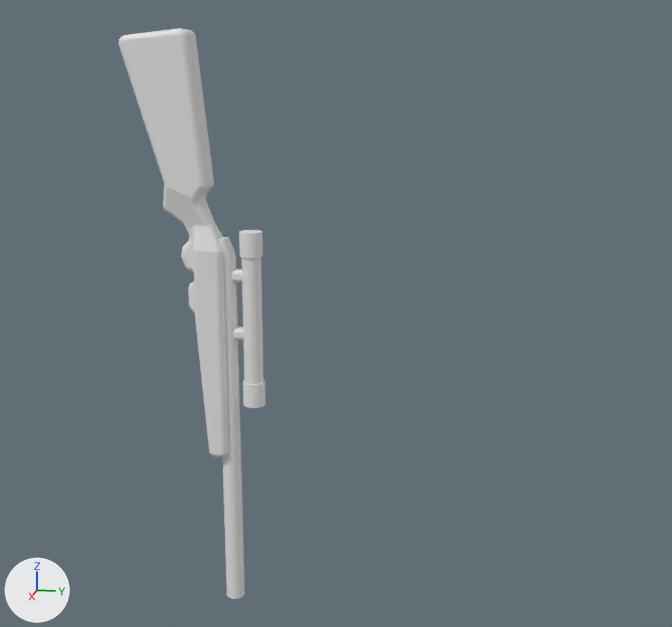
A saved change to the Blender file Assets/Secondary/Models/Weapons/Sniper/Blender/sniper.blend.
Before and after are seen from a camera (50 mm lens) standing at (538.0, 198.0, 73.0) and looking at (-5.0, 89.0, -63.0). Arrows for +X, +Y and +Z are at lower left; the lights stay in place.

In view in the first picture: 'Sniper-Barrel', 'Sniper-Scope', 'Sniper-Scope-Holders', 'Sniper-Stock'.
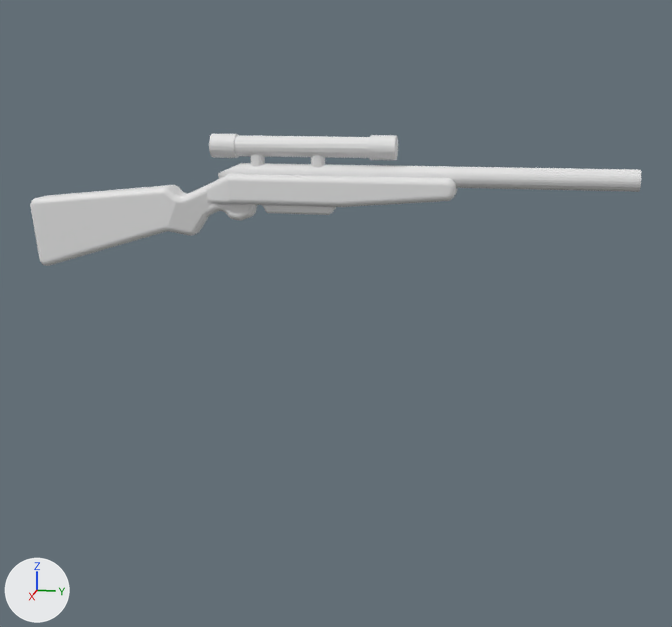
The change in detail:
me_sniper_barrel has 89 vertices, 174 faces and spans x -6.0..6.0, y -6.0..6.0, z -119.0..121.0.
me_sniper_barrel is used by ob_sniper_barrel; parent ob_sniper_stock; location (15.5, 59.6, 343.5).
me_sniper_barrel part 1: the whole mesh is moved by (47.0, 60.0, 208.0).
me_sniper_scope has 228 vertices, 452 faces and spans x -7.0..7.0, y -7.0..7.0, z -55.0..55.0.
me_sniper_scope is used by ob_sniper_scope; parent ob_sniper_stock; location (15.5, 75.64, 414.6).
me_sniper_scope part 2: the whole mesh is moved by (47.5, 75.6, 278.7).
Mesh me_sniper_body is new.
It has 3899 vertices, 7794 faces and spans x -10.0..10.0, y -38.0..22.0, z -160.0..102.0.
Mesh me_sniper_scope_holder is new.
It has 176 vertices, 344 faces and spans x 43.5..51.5, y 59.6..75.6, z 265.7..310.3.
Mesh me_sniper_magazine is new.
It has 472 vertices, 940 faces and spans x 41.5..53.5, y 36.7..47.7, z 258.8..303.0.
In object 'Sniper-Barrel' (ob_sniper_barrel), parent goes from ob_sniper_stock to ob_sniper_body.
In object 'Sniper-Barrel' (ob_sniper_barrel), matrix_parent_inverse goes from Matrix(((1.0, 0.0, 0.0, -15.5), (0.0, 1.0, 0.0, -38.08), (0.0, 0.0, 1.0, -482.8), (0.0, 0.0, 0.0, 1.0))) to Matrix(((1.0, 0.0, 0.0, -47.5), (0.0, 1.0, 0.0, -37.88), (0.0, 0.0, 1.0, -349.1), (0.0, 0.0, 0.0, 1.0))).
Object 'Sniper-Barrel' (ob_sniper_barrel) moves from (15.5, 59.6, 343.5) to (0.0, 0.0, 0.0).
In object 'Sniper-Scope' (ob_sniper_scope), parent goes from ob_sniper_stock to ob_sniper_body.
In object 'Sniper-Scope' (ob_sniper_scope), matrix_parent_inverse goes from Matrix(((1.0, 0.0, 0.0, -15.5), (0.0, 1.0, 0.0, -38.08), (0.0, 0.0, 1.0, -482.8), (0.0, 0.0, 0.0, 1.0))) to Matrix(((1.0, 0.0, 0.0, -47.5), (0.0, 1.0, 0.0, -37.88), (0.0, 0.0, 1.0, -349.1), (0.0, 0.0, 0.0, 1.0))).
Object 'Sniper-Scope' (ob_sniper_scope) moves from (15.5, 75.64, 414.6) to (0.0, 0.0, 0.0).
Object 'Sniper-Scope-Holders' (ob_sniper_scope_holders) is deleted.
Object 'Sniper-Stock' (ob_sniper_stock) is deleted.
Object 'Sniper-Body' (ob_sniper_body) is new; it shows me_sniper_body.
Its location is (0.0, 0.0, 0.0).
Its rotation in degrees is (90, 0, 0).
It gains a DECIMATE modifier named 'Decimate'.
Modifier setting: ratio = 0.2.
Object 'Sniper-Scope-Holder' (ob_sniper_scope_holder) is new; it shows me_sniper_scope_holder.
Its parent is ob_sniper_body.
Its matrix parent inverse is Matrix(((1.0, 0.0, 0.0, -47.5), (0.0, 1.0, 0.0, -37.88), (0.0, 0.0, 1.0, -349.1), (0.0, 0.0, 0.0, 1.0))).
Its location is (0.0, 0.0, 0.0).
It gains a DECIMATE modifier named 'Decimate'.
Modifier setting: ratio = 0.5.
Object 'Sniper-Magazine' (ob_sniper_magazine) is new; it shows me_sniper_magazine.
Its parent is ob_sniper_body.
Its matrix parent inverse is Matrix(((1.0, 0.0, 0.0, -47.5), (0.0, 1.0, 0.0, -37.88), (0.0, 0.0, 1.0, -349.1), (0.0, 0.0, 0.0, 1.0))).
Its location is (0.0, 0.0, 0.0).
It gains a DECIMATE modifier named 'Decimate'.
Modifier setting: ratio = 0.2.

Where the change shows, as pixel boxes [x1, y1, x2, y2] in the pictures (672 x 627 px):
'Sniper-Stock', deleted
    before: [119, 28, 229, 458]
'Sniper-Body', added
    after: [30, 174, 457, 266]
'Sniper-Barrel', moved
    before: [218, 237, 245, 599]
    after: [218, 163, 641, 192]
'Sniper-Scope', moved
    before: [239, 230, 266, 408]
    after: [209, 134, 398, 160]
'Sniper-Magazine', added
    after: [262, 205, 336, 215]
'Sniper-Scope-Holder', added
    after: [250, 154, 325, 168]
'Sniper-Scope-Holders', deleted
    before: [232, 269, 244, 340]
